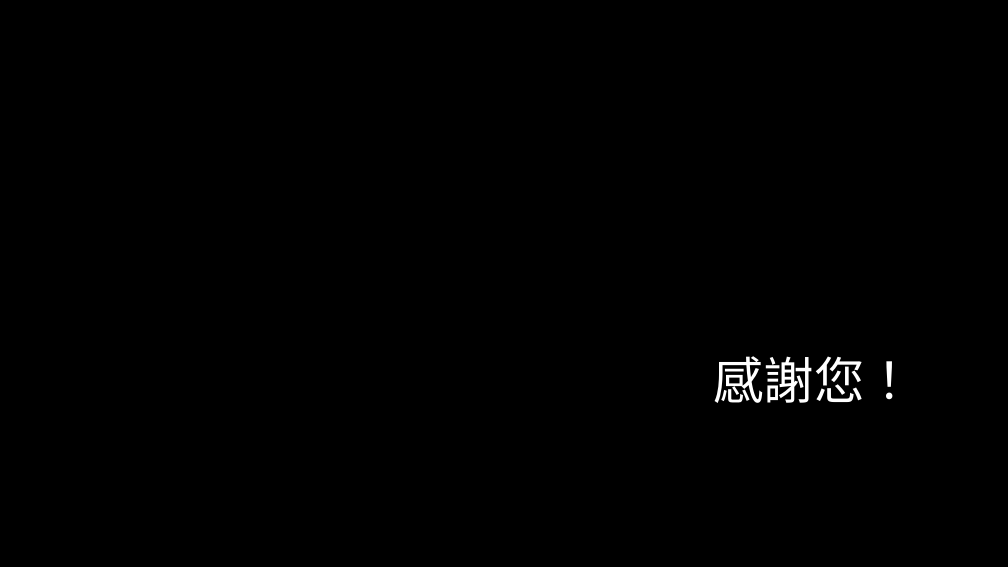
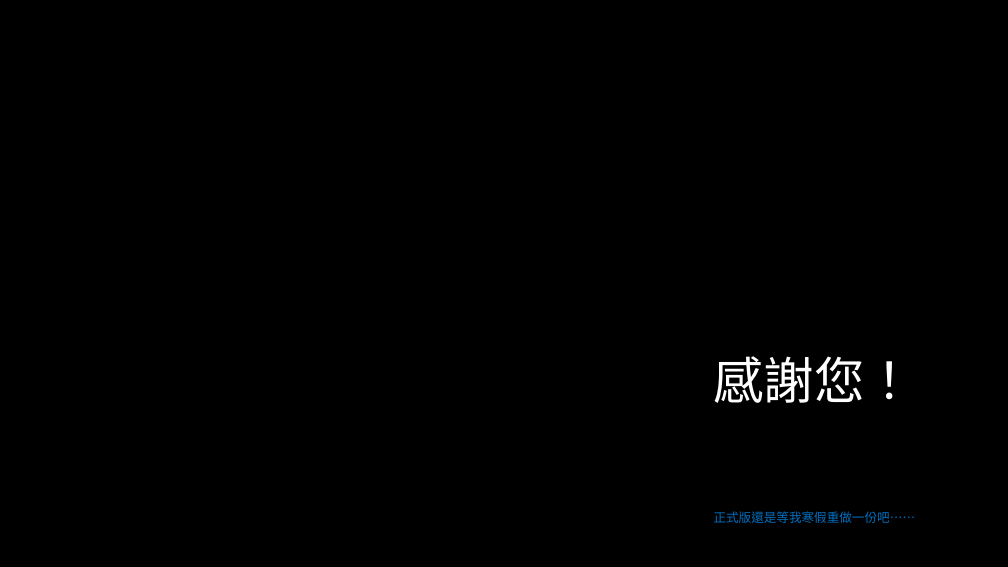
Before and after one commit to Yukimi27043816/WebProgrammingFinalProject, a slide deck: slide 6 of FLASH的末路-00757103+00757129.pptx (slide 4 before the commit). Drawn at 1008x567 pixels with LibreOffice and Linux fonts; fonts in the diff are those of the drawing; background and template pictures are left out. Boxes give left, top, right and bottom in pixels: in the first picture for what was removed or moved away, otherwise in the second. Text is boxed around its words. In the diff, an @@ line names an element or a change of style, - is before the commit and + after.

```diff
--- a/FLASH的末路-00757103+00757129.pptx
+++ b/FLASH的末路-00757103+00757129.pptx
@@ subtitle added at <box>714,511,916,523</box>, 12 pt, text #0070C0 @@
+正式版還是等我寒假重做一份吧……
```
Also in this commit, not shown: 1 other slide changed, 3 slides added, 1 slide removed, 1 other file.
